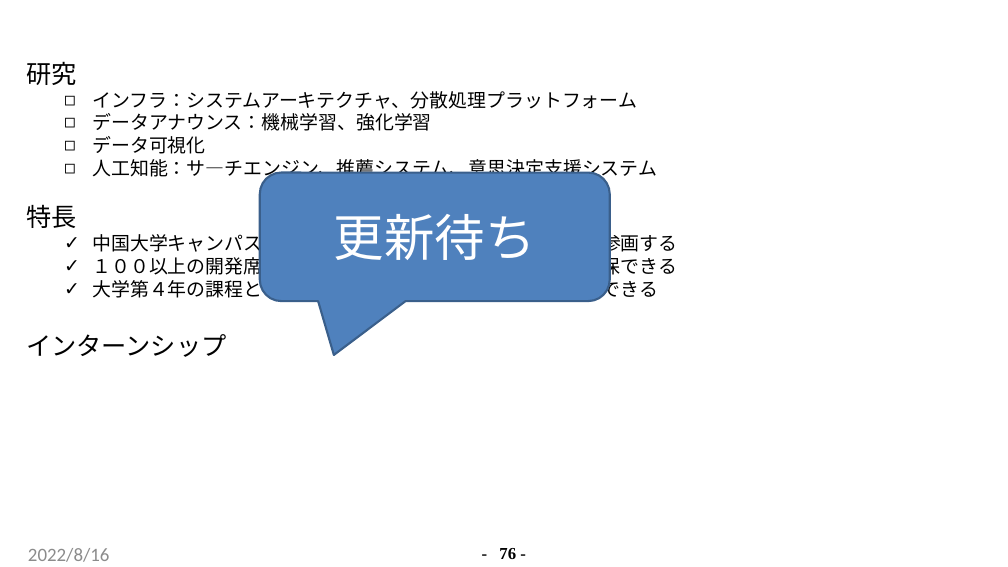
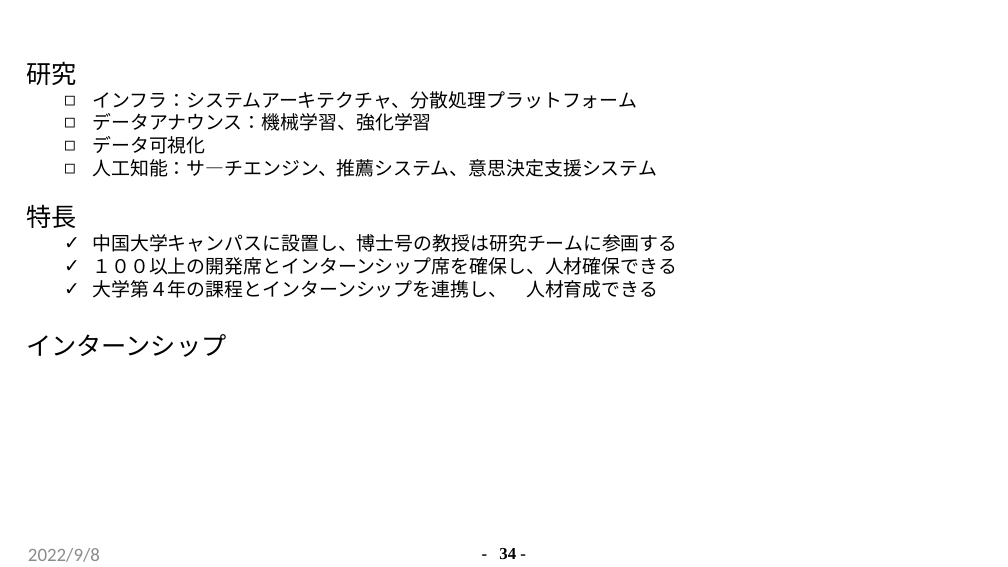
Before and after one commit to C2-Communication/c2-communication.GitHub.io, a slide deck: slide 34 of Site/content/posts/government-innovation/government-innovation_Ja.pptx (slide 76 before the commit). Drawn at 1008x567 pixels with LibreOffice and Linux fonts; fonts in the diff are those of the drawing; background and template pictures are left out. Boxes give left, top, right and bottom in pixels: in the first picture for what was removed or moved away, otherwise in the second. Text is boxed around its words. In the diff, an @@ line names an element or a change of style, - is before the commit and + after.

```diff
--- a/Site/content/posts/government-innovation/government-innovation_Ja.pptx
+++ b/Site/content/posts/government-innovation/government-innovation_Ja.pptx
@@ rounded speech box removed at [260,172,610,301] @@
-更新待ち
@@ text at [28,548,100,562]: text changed @@
-2022/8/16
+2022/9/8
@@ page number at [499,548,516,559]: text changed @@
-- 76 -
+- 34 -
```
Also in this commit, not shown: 132 other slides changed, 1 slide added, 7 slides removed, 30 other files.
